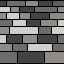
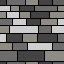
Revision of a layered 64 × 64 image; what changed, layer by layer:
added layer "Layer 3" above "Layer 2 copy" over (0, 61, 64, 64)
added layer "Layer 2 copy" above "Layer 2" over (0, 0, 64, 63)
